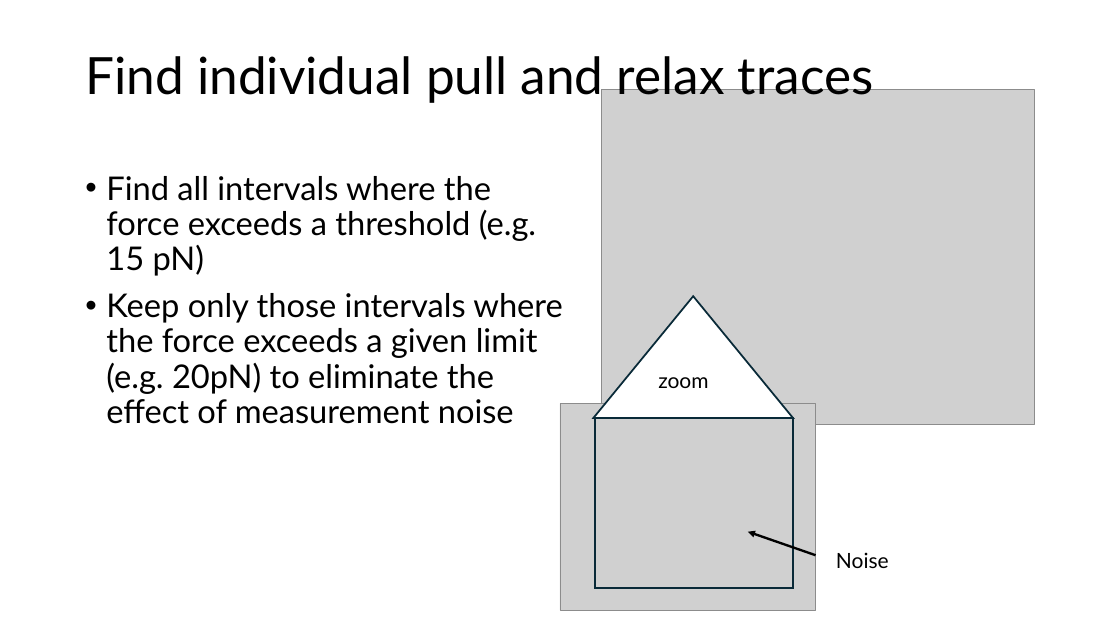
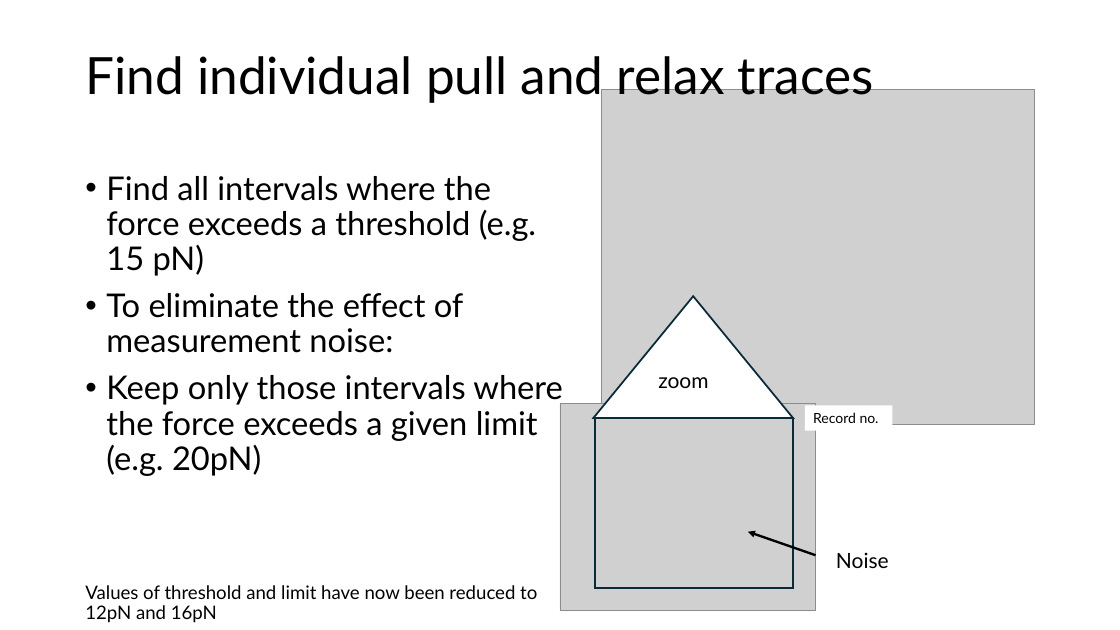
Before and after one commit to are-mj/OpticalTweezers, a slide deck: slide 8 of Summer school 2024/Analysis of protein stretching experiments.pptx (slide 6 before the commit). Drawn at 1120x630 pixels with LibreOffice and Linux fonts; fonts in the diff are those of the drawing; grey boxes stand for pictures. Boxes give left, top, right and bottom in pixels: in the first picture for what was removed or moved away, otherwise in the second. Text is boxed around its words. In the diff, an @@ line names an element or a change of style, - is before the commit and + after.

```diff
--- a/Summer school 2024/Analysis of protein stretching experiments.pptx
+++ b/Summer school 2024/Analysis of protein stretching experiments.pptx
@@ text at (85, 293, 563, 599): text changed @@
-• Keep only those intervals where the force exceeds a given limit (e.g. 20pN) to eliminate the effect of measurement noise
+• To eliminate the effect of measurement noise:
+• Keep only those intervals where the force exceeds a given limit (e.g. 20pN)
+Values of threshold and limit have now been reduced to 12pN and 16pN
@@ rectangle added at (805, 406, 892, 431), fill #FFFFFF, 12 pt, text #000000 @@
+Record no.
```
Also in this commit, not shown: 11 other slides changed, 7 slides added, 1 slide removed, 1 other file.
